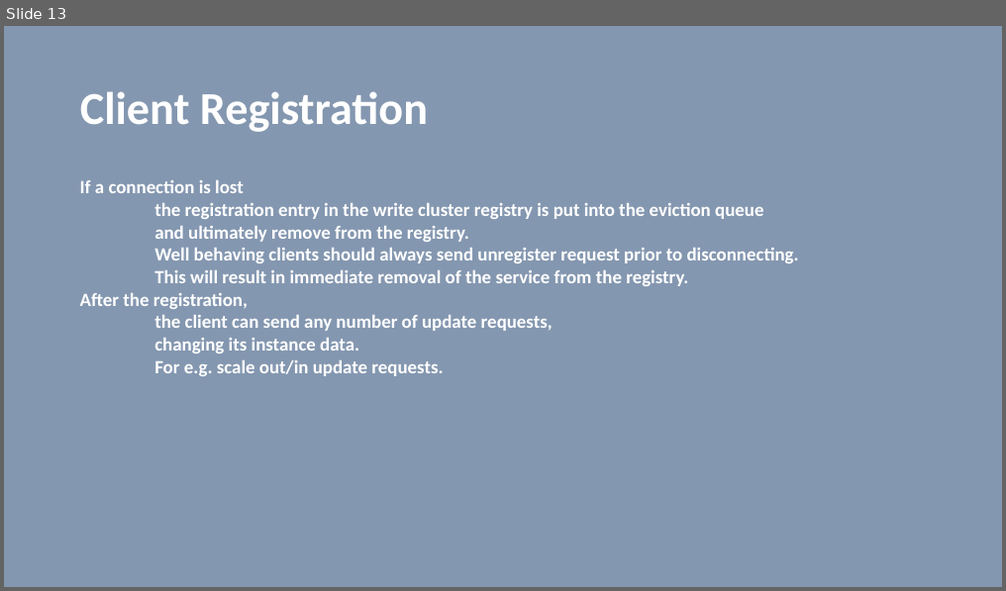
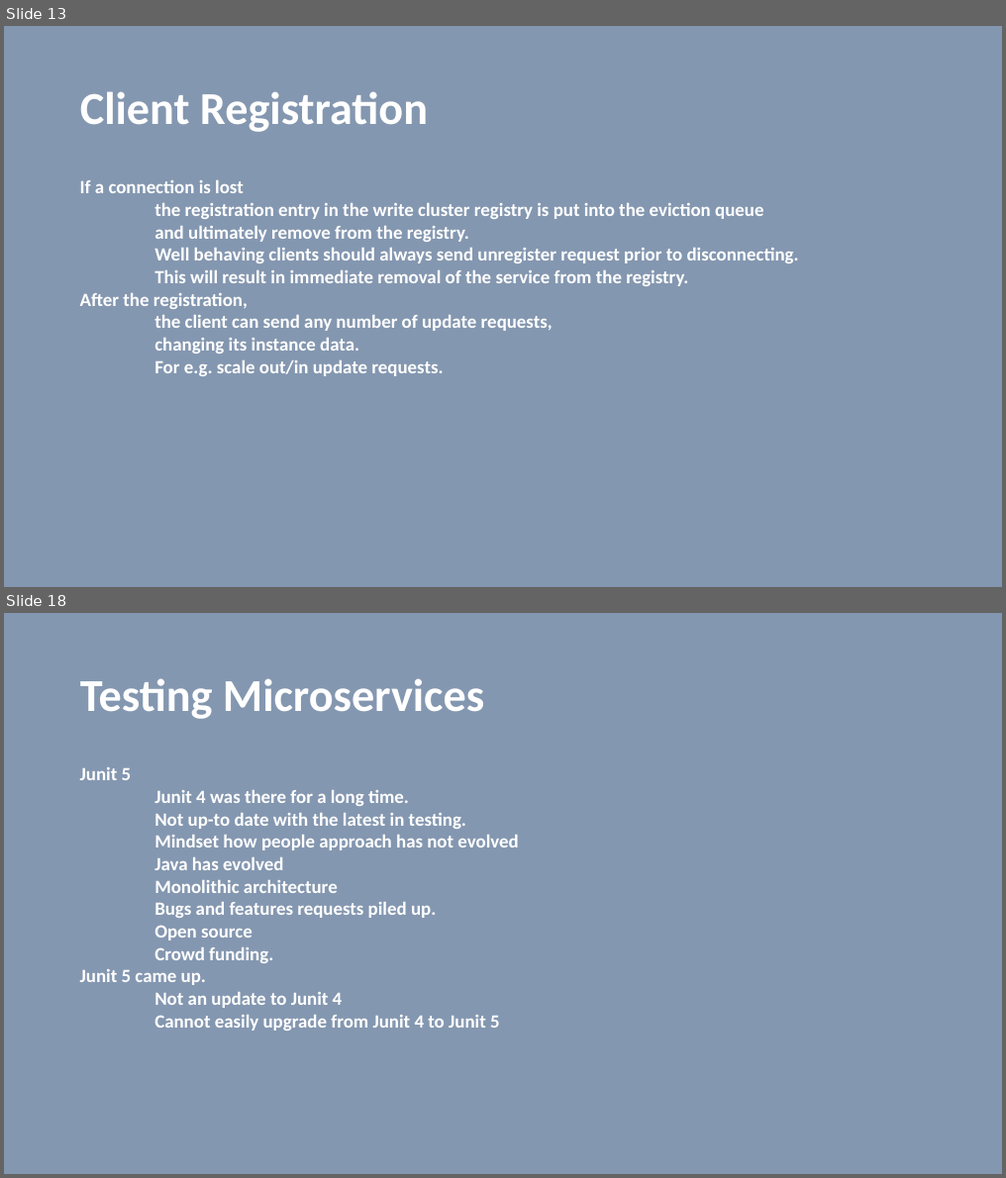
Before and after one commit to vilasvarghese/microservices, a slide deck: training/day3/Day3.pptx. Shown one above the other, each under a label of ours: slide 13 before the commit, slides 13 and 18 after it; the slides between them are not shown. The pictures are 1006x591 and 1006x1178 pixels, drawn with LibreOffice and Linux fonts; fonts in the diff are those of the drawing. Boxes give left, top, right and bottom in pixels: in the first picture for what was removed or moved away, otherwise in the second. Text is boxed around its words. In the diff, an @@ line names an element or a change of style, - is before the commit and + after.

```diff
--- a/training/day3/Day3.pptx
+++ b/training/day3/Day3.pptx
@@ slide 18 added at [4, 613, 1002, 1174], background #8497B0 @@
@@ title added at [80, 678, 484, 719], 44 pt, text #FFFFFF, bold @@
+Testing Microservices
@@ text added at [80, 767, 518, 1031], 18 pt, text #FFFFFF, bold @@
+Junit 5
+Junit 4 was there for a long time.
+Not up-to date with the latest in testing.
+Mindset how people approach has not evolved
+Java has evolved
+Monolithic architecture
+Bugs and features requests piled up.
+Open source
+Crowd funding.
+Junit 5 came up.
+Not an update to Junit 4
+Cannot easily upgrade from Junit 4 to Junit 5
```
Also in this commit, not shown: 10 other slides added, 2 slides removed, 3 other files.
